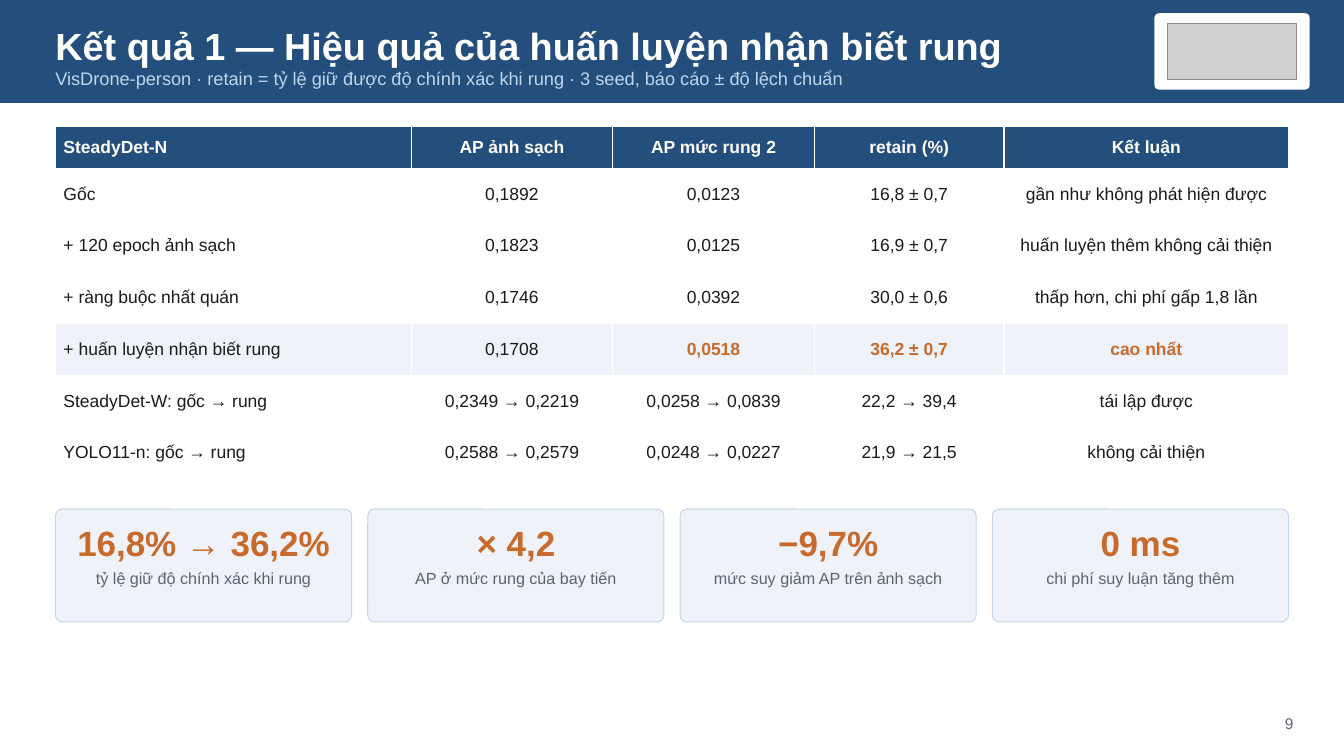
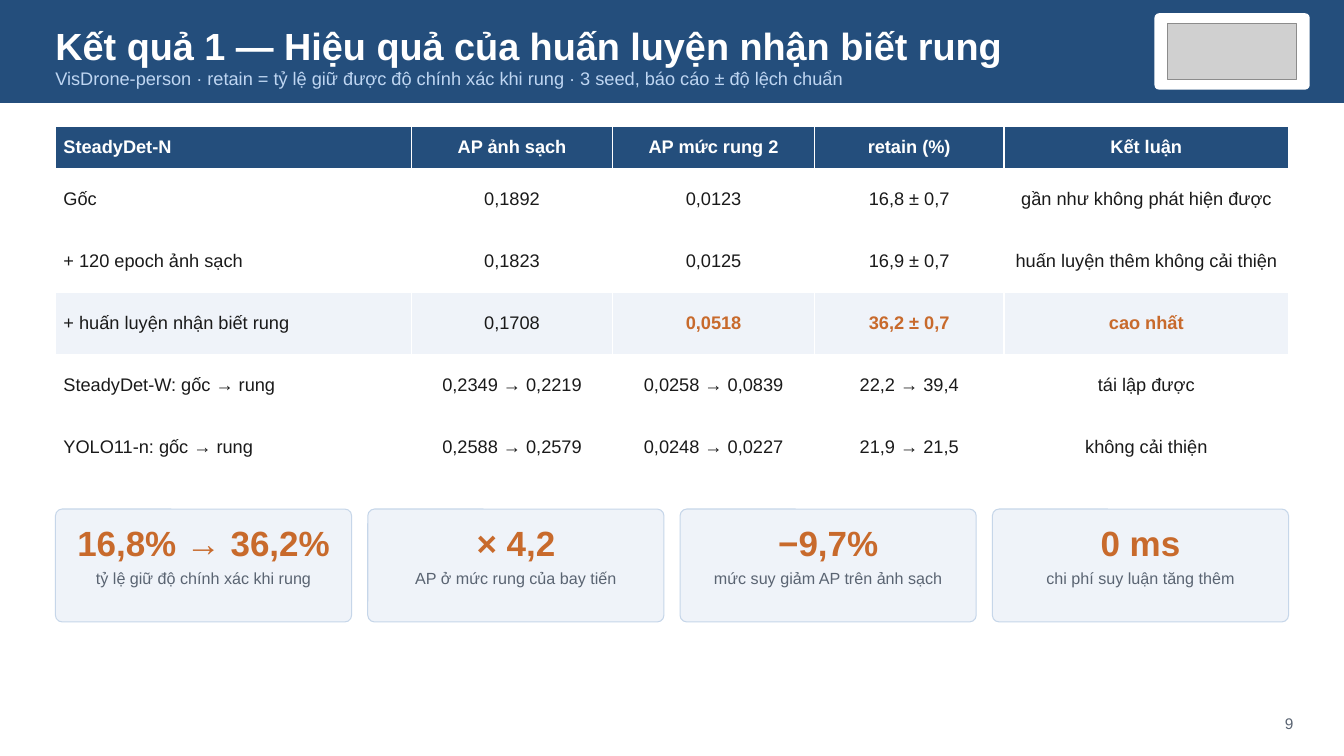
Before and after one commit to NhanHuynh2006/Drone_Following, a slide deck: slide 9 of nckh_SV2026-474/slides/SteadyDet-N_nghiem_thu_nhe.pptx. Drawn at 1344x756 pixels with LibreOffice and Linux fonts; fonts in the diff are those of the drawing; grey boxes stand for pictures. Boxes give left, top, right and bottom in pixels: in the first picture for what was removed or moved away, otherwise in the second. Text is boxed around its words. In the diff, an @@ line names an element or a change of style, - is before the commit and + after.

```diff
--- a/nckh_SV2026-474/slides/SteadyDet-N_nghiem_thu_nhe.pptx
+++ b/nckh_SV2026-474/slides/SteadyDet-N_nghiem_thu_nhe.pptx
@@ table at (x1=55, y1=126, x2=1289, y2=479) @@
-row 4: + ràng buộc nhất quán | 0,1746 | 0,0392 | 30,0 ± 0,6 | thấp hơn, chi phí gấp 1,8 lần
```
Also in this commit, not shown: 1 other slide changed, 4 other files.
